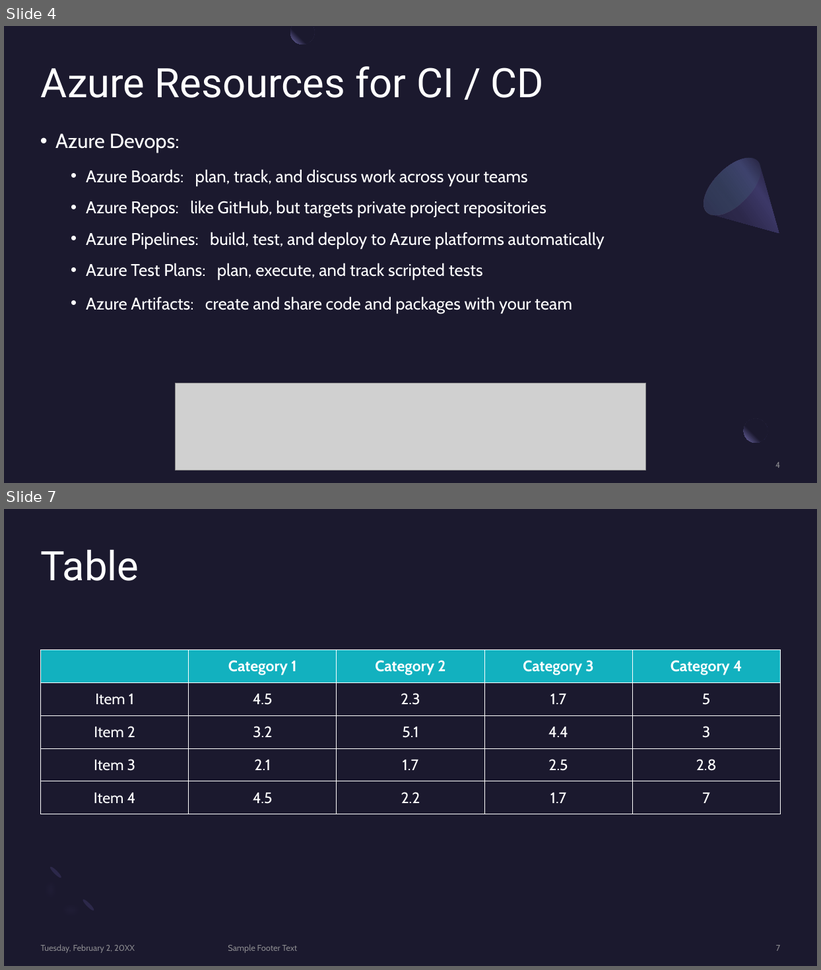
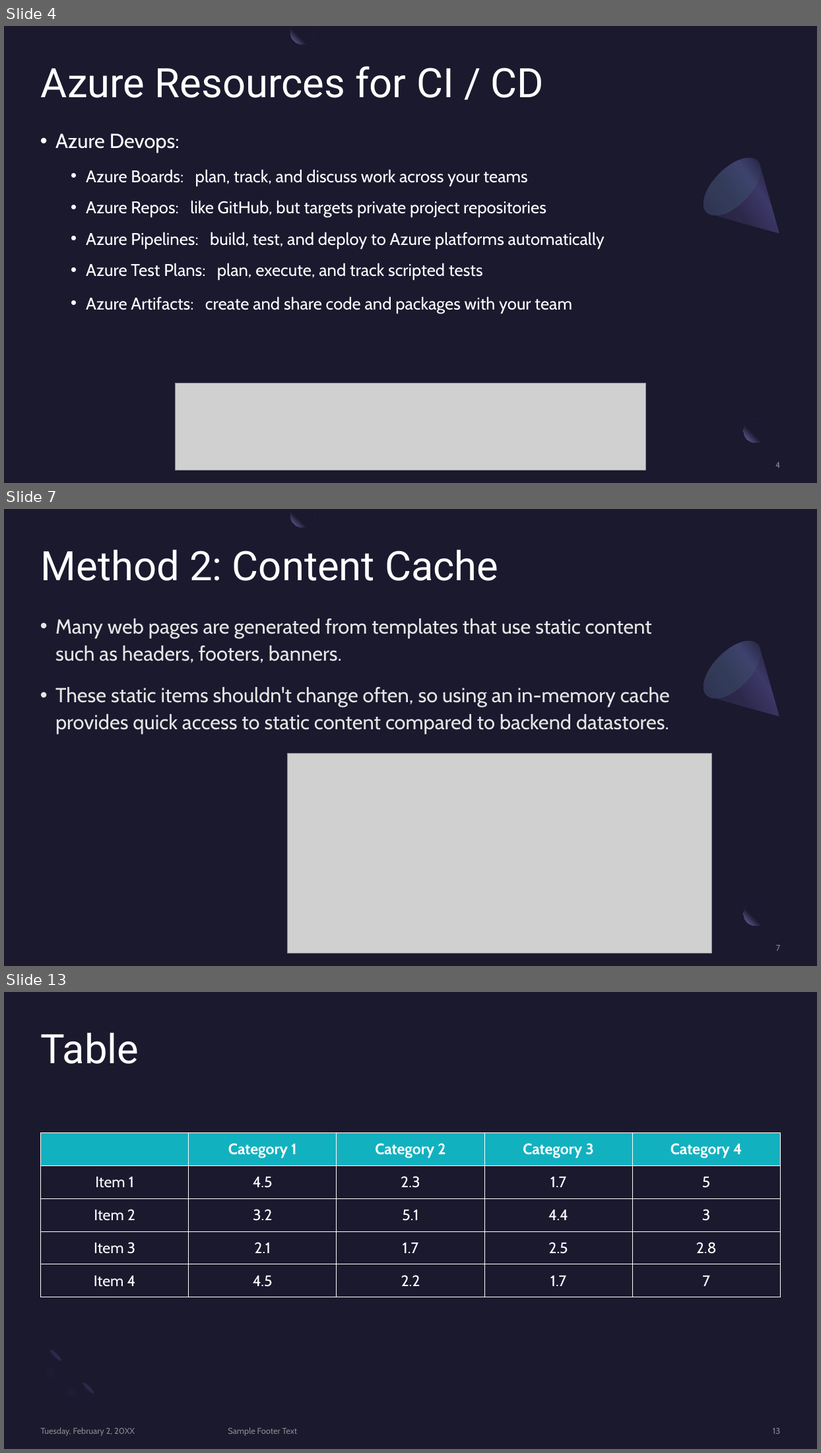
Before and after one commit to BrianChen0527/postgreSQL, a slide deck: MSFT_Azure/Microsoft Azure.pptx. Shown one above the other, each under a label of ours: slides 4 and 7 before the commit, slides 4, 7 and 13 after it; the slides between them are not shown. The pictures are 821x970 and 821x1453 pixels, drawn with LibreOffice and Linux fonts; fonts in the diff are those of the drawing; grey boxes stand for pictures. Boxes give left, top, right and bottom in pixels: in the first picture for what was removed or moved away, otherwise in the second. Text is boxed around its words. In the diff, an @@ line names an element or a change of style, - is before the commit and + after.

```diff
--- a/MSFT_Azure/Microsoft Azure.pptx
+++ b/MSFT_Azure/Microsoft Azure.pptx
@@ slide 7 added at box(4, 509, 817, 966), background #1B192E; not listed: 2 template elements that a slide beside it also shows @@
@@ freeform shape added at box(290, 509, 314, 527), fill gradient #1B192E to #7771B2 @@
@@ title added at box(41, 549, 498, 581), 48 pt, text #FFFFFF @@
+Method 2: Content Cache
@@ text added at box(55, 619, 670, 734), 24 pt, text #E6E6E6 @@
+• Many web pages are generated from templates that use static content such as headers, footers, banners.
+• These static items shouldn't change often, so using an in-memory cache provides quick access to static content compared to backend datastores.
@@ freeform shape added at box(694, 631, 805, 742), fill gradient #2C284A to #3C3867 to #1B192E @@
@@ ellipse added at box(694, 631, 771, 708), fill gradient #454075 to #5BEFC1 @@
@@ picture added at box(288, 754, 713, 954) @@
@@ page number added at box(776, 945, 780, 951), 10 pt, text #A6A6A6 at 80% opacity @@
+7
@@ what was slide 7 is now slide 13 @@
@@ page number at box(773, 1428, 781, 1434): text changed @@
-7
+13
```
Also in this commit, not shown: 7 other slides added, 2 slides removed, 1 other file.
